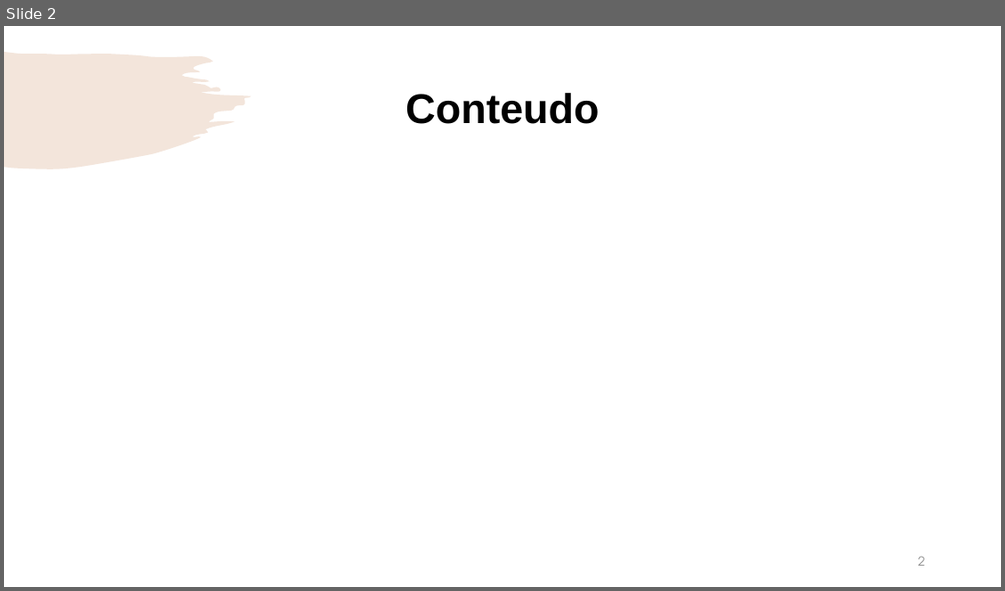
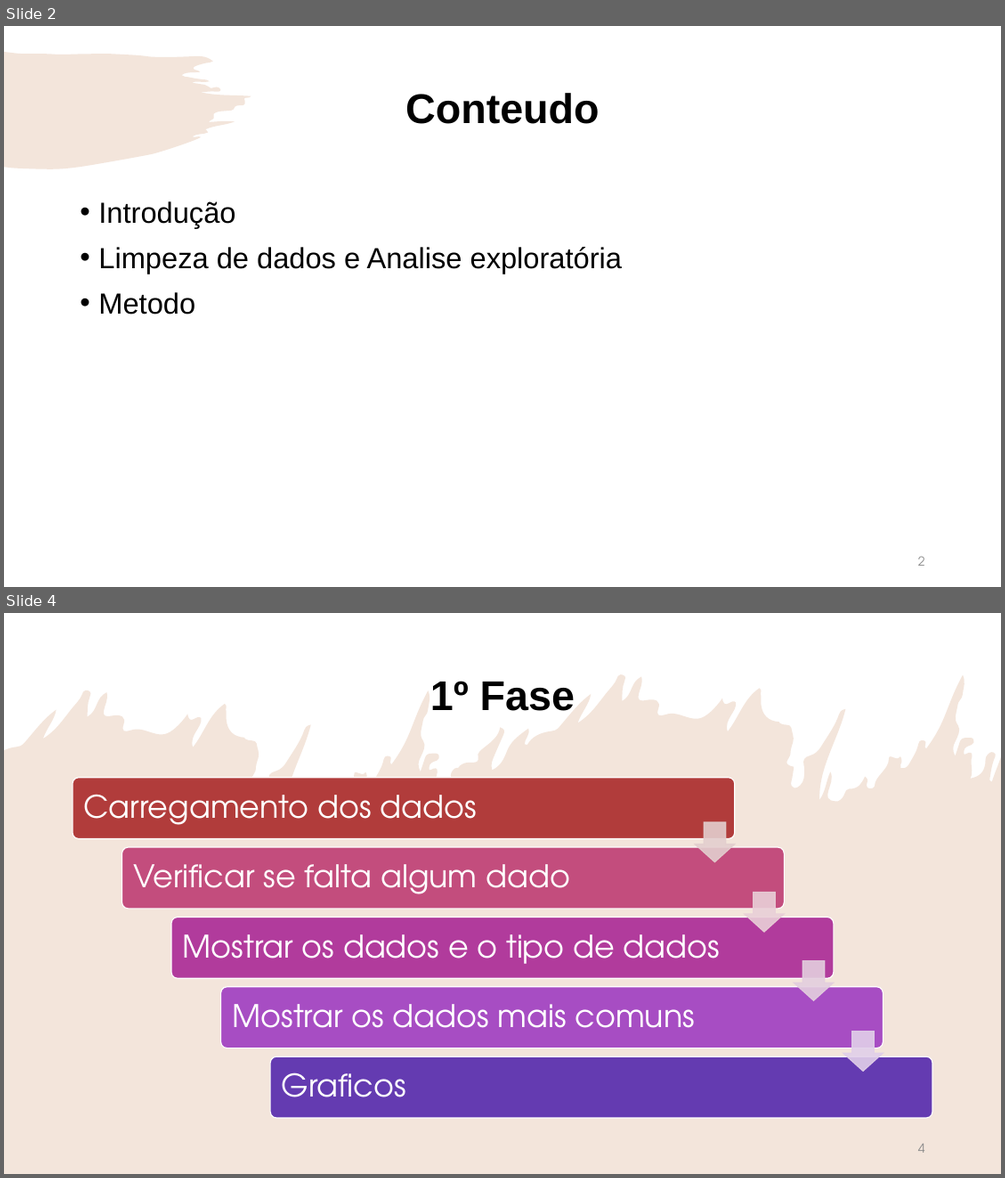
Before and after one commit to Rendrick27/Online_Shoppers_Purchasing, a slide deck: Main/Machine Learning.pptx. Shown one above the other, each under a label of ours: slide 2 before the commit, slides 2 and 4 after it; the slides between them are not shown. The pictures are 1005x591 and 1005x1178 pixels, drawn with LibreOffice and Linux fonts; fonts in the diff are those of the drawing; background and template pictures are left out. Boxes give left, top, right and bottom in pixels: in the first picture for what was removed or moved away, otherwise in the second. Text is boxed around its words. In the diff, an @@ line names an element or a change of style, - is before the commit and + after.

```diff
--- a/Main/Machine Learning.pptx
+++ b/Main/Machine Learning.pptx
@@ slide 4 added at bbox=[4, 613, 1001, 1174], background #FFFFFF; not listed: 1 template element that a slide beside it also shows @@
@@ rectangle added at bbox=[4, 613, 1001, 1174], fill #FFFFFF @@
@@ freeform shape added at bbox=[4, 674, 1001, 1174], fill #C37F4D at 20% opacity @@
@@ title added at bbox=[430, 681, 574, 711], 40 pt, text #000000, bold @@
+1º Fase
@@ group added at bbox=[73, 778, 933, 1118]: 5 rounded rectangles, 5 texts, 4 down arrows @@
+Carregamento dos dados
+Verificar se falta algum dado
+Mostrar os dados e o tipo de dados
+Mostrar os dados mais comuns
+Graficos
@@ page number added at bbox=[918, 1143, 925, 1152], 12 pt, text #8C8C8C @@
+4
@@ slide 2 changed as well @@
@@ text added at bbox=[98, 201, 623, 314], 28 pt, text #000000 @@
+• Introdução
+• Limpeza de dados e Analise exploratória
+• Metodo
```
Also in this commit, not shown: 2 other slides changed, 5 other slides added.
